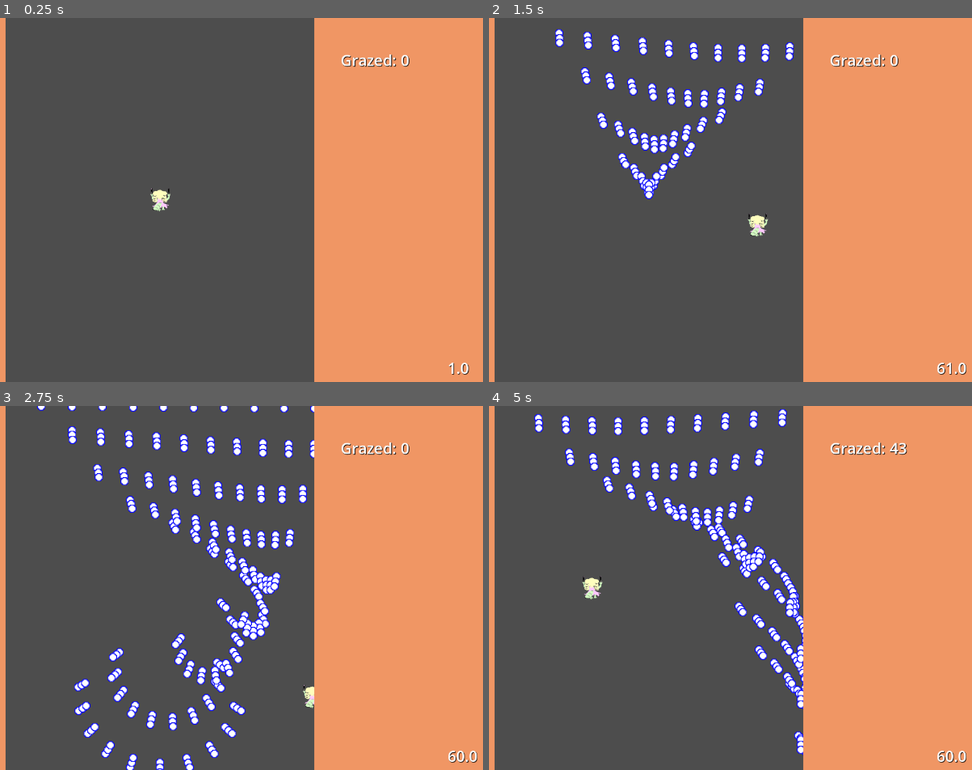
Above: before the commit, frames 1-4 (two rows, left to right).
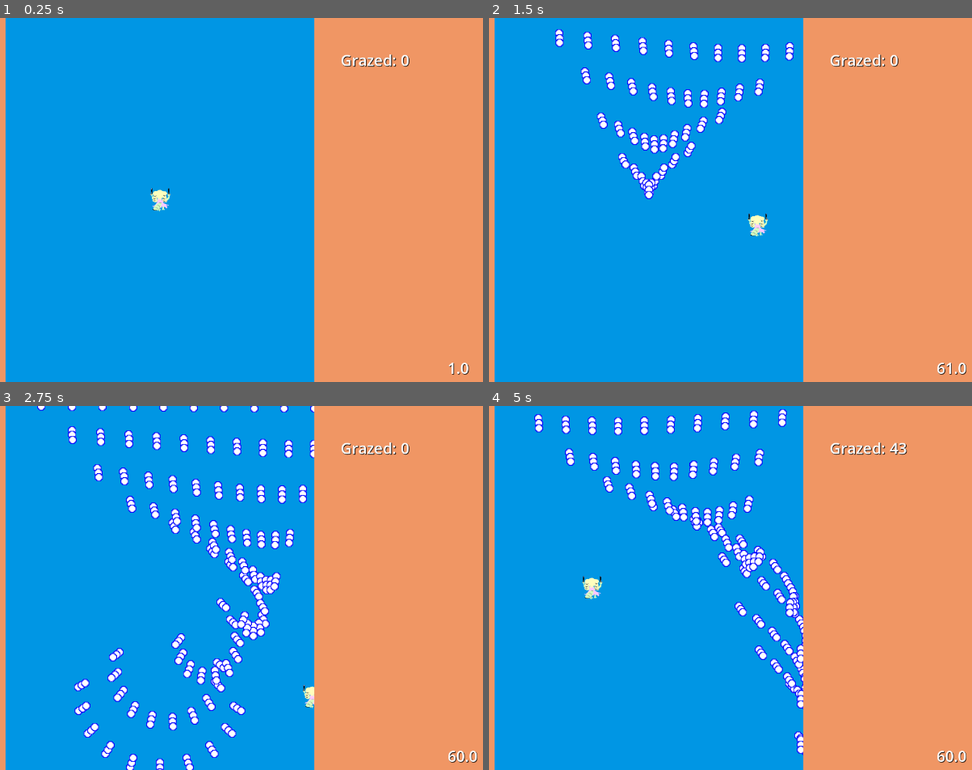
Above: after the commit, the same moments.

Repository: porceletbrulee/shmup2025
Game: Godot game, scene res://scenes/game.tscn
The game is run twice, just before and just after one commit, with the same random seed, the same clock (stepped at 60 frames per second) and the same inputs.
Inputs:
- Up to frame 1 (0.25 s): no input
- Up to frame 2 (1.5 s): tap Enter at 0.5 s; hold Right (ui_right) 0.53-1.28 s; tap Shift (focus) at 0.6, 1.35 s; hold Down (ui_down) from 1.28 s (still down)
- Up to frame 3 (2.75 s): release Down (ui_down) at 2.03 s; hold Right (ui_right) from 2.03 s (still down); tap Shift (focus) at 2.1 s
- Up to frame 4 (5 s): release Right (ui_right) at 2.78 s; hold Up (ui_up) 2.78-3.53 s; tap Shift (focus) at 2.85, 3.6, 4.35 s; hold Left (ui_left) from 3.53 s (still down)

The runs differ from the first frame. In frame 1, 64% of the frame differs, in the area x 1-66%, y 0-100%; in frame 2, 61%; in frame 3, 58%; in frame 4, 60%.

Commit message:
copy over cloud background

Diff:
--- /dev/null
+++ b/BHJ6-Playground/scenes/cloudsprite.tscn
@@ -0,0 +1,7 @@
+[gd_scene load_steps=2 format=3 uid="uid://drgljfc1odci8"]
+
+[ext_resource type="Texture2D" uid="uid://bwd81bcbenda8" path="res://sprites/clouds.png" id="1_xckbv"]
+
+[node name="cloudsprite" type="Sprite2D"]
+texture = ExtResource("1_xckbv")
+vframes = 4
--- a/BHJ6-Playground/scenes/game.tscn
+++ b/BHJ6-Playground/scenes/game.tscn
@@ -1,10 +1,20 @@
-[gd_scene load_steps=6 format=3 uid="uid://brb7bjl53c31j"]
+[gd_scene load_steps=10 format=3 uid="uid://brb7bjl53c31j"]
 
 [ext_resource type="PackedScene" uid="uid://cggdia4x0k3dh" path="res://scenes/level.tscn" id="1_uwrxv"]
 [ext_resource type="Script" uid="uid://d0g0epatan3y2" path="res://scripts/game.gd" id="1_yqjtg"]
 [ext_resource type="PackedScene" uid="uid://bum6kaoq8emm2" path="res://scenes/border.tscn" id="3_lnu2h"]
 [ext_resource type="PackedScene" uid="uid://cmikhgj7kkw3a" path="res://scenes/left_border.tscn" id="4_lbhrr"]
 [ext_resource type="PackedScene" uid="uid://dy7i7phrg7fet" path="res://scenes/right_border.tscn" id="5_iywne"]
+[ext_resource type="Script" uid="uid://c3kdynsybuq81" path="res://scripts/background/clouds.gd" id="6_p57ef"]
+
+[sub_resource type="QuadMesh" id="QuadMesh_u5sy4"]
+
+[sub_resource type="Gradient" id="Gradient_w8frs"]
+offsets = PackedFloat32Array(0.337662)
+colors = PackedColorArray(5.19812e-06, 0.588531, 0.896646, 1)
+
+[sub_resource type="GradientTexture1D" id="GradientTexture1D_gee14"]
+gradient = SubResource("Gradient_w8frs")
 
 [node name="Game" type="Node2D"]
 script = ExtResource("1_yqjtg")
@@ -24,3 +34,14 @@
 
 [node name="RightBorder" parent="." instance=ExtResource("5_iywne")]
 position = Vector2(946, 0)
+
+[node name="background" type="Node2D" parent="."]
+z_index = -20
+script = ExtResource("6_p57ef")
+
+[node name="bgmesh" type="MeshInstance2D" parent="background"]
+z_index = -20
+position = Vector2(642, 373)
+scale = Vector2(1456, 882)
+mesh = SubResource("QuadMesh_u5sy4")
+texture = SubResource("GradientTexture1D_gee14")
--- /dev/null
+++ b/BHJ6-Playground/scripts/background/clouds.gd
@@ -0,0 +1,91 @@
+class_name CloudBackground extends Node2D
+
+var scene: PackedScene
+
+var _cloud_layers: Array[CloudLayer]
+
+func _ready() -> void:
+	self.scene = preload("res://scenes/cloudsprite.tscn")
+	self._cloud_layers = [
+		CloudLayer.new(3.3, 75.0, 1.5, -2),
+		CloudLayer.new(5.5, 25.0, 2.0, -3),
+	]
+
+func _process(delta: float) -> void:
+	# XXX: will this change on resizes? is this expensive?
+	var viewport_rect = self.get_viewport_rect()
+	for layer in self._cloud_layers:
+		layer.process(delta)
+		layer.maybe_new_clouds(viewport_rect, self, delta)
+
+class CloudLayer extends RefCounted:
+	var clouds: Array[Sprite2D]
+	var cloud_speed: float
+	var avg_cloud_gap_sec: float
+	var cloud_scale: float
+	var z_index: int
+
+	var _cached_height: float
+	var _since_last_cloud_sec: float
+	var _next_cloud_sec: float
+
+	func _init(
+		pavg_cloud_gap_sec: float,
+		pcloud_speed: float,
+		pcloud_scale: float,
+		pz_index: int):
+		self.clouds = []
+		self.cloud_speed = pcloud_speed
+		self.avg_cloud_gap_sec = pavg_cloud_gap_sec
+		self.cloud_scale = pcloud_scale
+		self.z_index = pz_index
+
+		self._cached_height = -1
+
+		self._next_cloud_sec = self.gen_next_cloud_sec()
+		self._since_last_cloud_sec = self._next_cloud_sec / 2.0
+
+	func gen_next_cloud_sec() -> float:
+		return randfn(
+			self.avg_cloud_gap_sec,
+			self.avg_cloud_gap_sec * 2.0 / 5.0)
+
+	func maybe_new_clouds(
+		viewport_rect: Rect2,
+		bg: CloudBackground,
+		delta_sec: float):
+		self._since_last_cloud_sec += delta_sec
+		if self._since_last_cloud_sec < self._next_cloud_sec:
+			return
+
+		var cloud = bg.scene.instantiate()
+
+		if self._cached_height < 0:
+			self._cached_height = cloud.get_rect().size.y
+
+		var y = viewport_rect.size.y + (2 * self._cached_height)
+		cloud.position = Vector2(randi() % roundi(viewport_rect.size.x), y)
+		cloud.frame = randi() % (cloud.vframes * cloud.hframes)
+
+		var x_scale = randf_range(1.0, 2.5) * self.cloud_scale
+		cloud.scale.x *= x_scale
+		# don't make y scale be too different from x scale
+		cloud.scale.y *= x_scale * randf_range(0.8, 1.2)
+		cloud.z_index = self.z_index
+
+		bg.add_child(cloud)
+		self.clouds.append(cloud)
+
+		self._since_last_cloud_sec = 0
+		self._next_cloud_sec =  self.gen_next_cloud_sec()
+
+	func process(delta_sec: float):
+		# XXX: smells bad
+		var new_clouds: Array[Sprite2D] = []
+		for cloud in self.clouds:
+			cloud.position.y -= self.cloud_speed * delta_sec
+			if cloud.position.y < (-2.0 * self._cached_height):
+				cloud.queue_free()
+			else:
+				new_clouds.append(cloud)
+		self.clouds = new_clouds
Not shown, added: BHJ6-Playground/scripts/background/clouds.gd.uid
